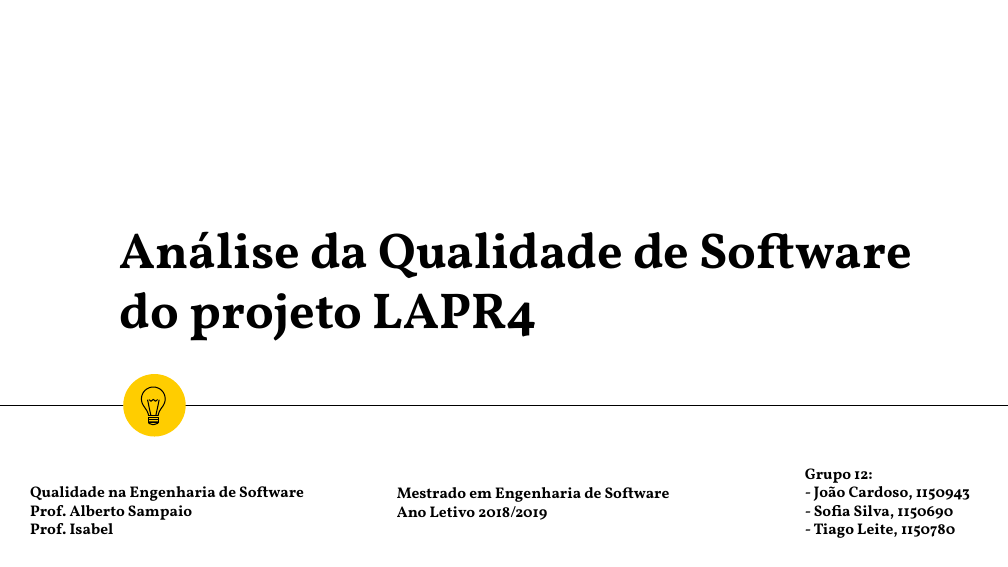
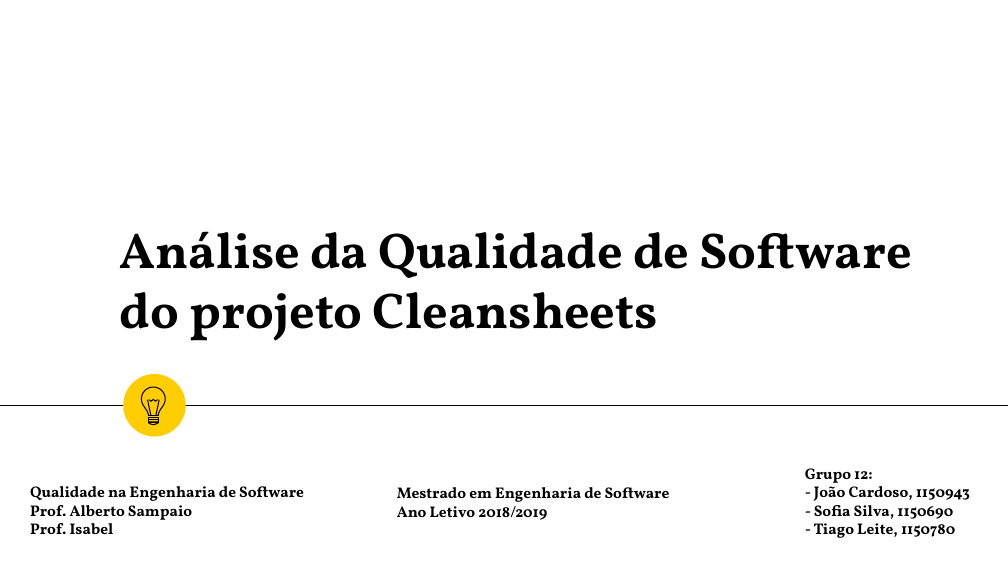
Before and after one commit to k4rd050/qesoft_g12, a slide deck: slide 1 of QESOFT-TP2-Grupo12-Apresentacao.pptx. Drawn at 1008x567 pixels with LibreOffice and Linux fonts; fonts in the diff are those of the drawing. Boxes give left, top, right and bottom in pixels: in the first picture for what was removed or moved away, otherwise in the second. Text is boxed around its words. In the diff, an @@ line names an element or a change of style, - is before the commit and + after.

```diff
--- a/QESOFT-TP2-Grupo12-Apresentacao.pptx
+++ b/QESOFT-TP2-Grupo12-Apresentacao.pptx
@@ title at bbox=[120, 231, 912, 341]: text changed @@
-Análise da Qualidade de Software do projeto LAPR4
+Análise da Qualidade de Software do projeto Cleansheets
```
Also in this commit, not shown: 4 other slides changed, 3 slides added, 4 slides removed, 2 other files.
